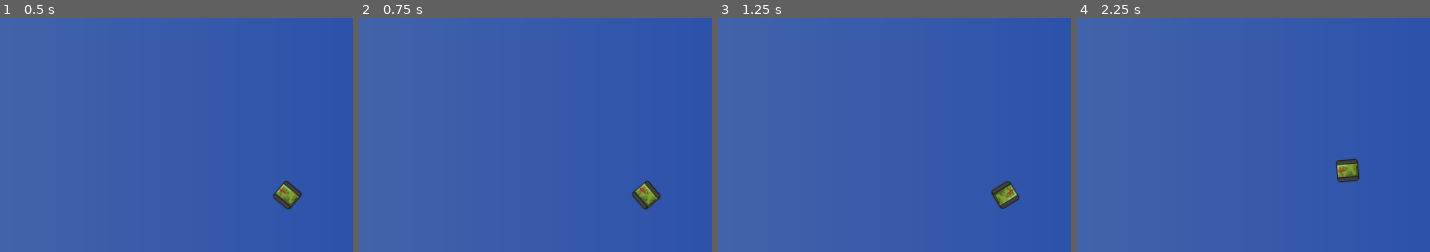
Above: before the commit, frames 1-4 (left to right).
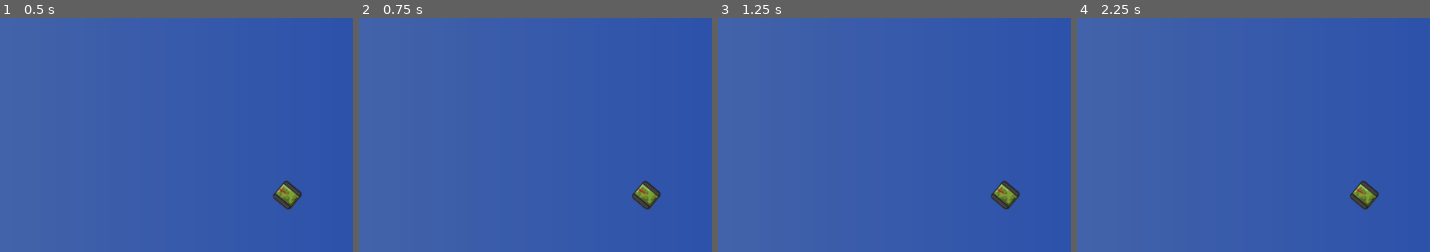
Above: after the commit, the same moments.

Repository: jellosubmarine/2DNavigationStudy
Game: Godot game, scene res://Scenes/Main.tscn
The game is run twice, just before and just after one commit, with the same random seed, the same clock (stepped at 60 frames per second) and the same inputs.
Inputs:
- Up to frame 1 (0.5 s): no input
- Up to frame 2 (0.75 s): tap Enter at 0.5 s; hold D (right) from 0.53 s (still down)
- Up to frame 3 (1.25 s): keep holding D (right)
- Up to frame 4 (2.25 s): tap Space at 1.25 s; release D (right) at 1.28 s; hold S (backward) 1.28-2.03 s; hold D (right) from 2.03 s (still down)
The pictures show only the part of the screen within x 50-100%, y 50-100%; the shares and areas given below are measured in that part.

Frame 1 is identical in both runs. In frame 2, 0.3% of the frame differs, in the area x 77-86%, y 69-83%; in frame 3, 0.5%; in frame 4, 1.3%, in the area x 73-86%, y 59-83%.

Commit message:
Implement friction

Diff:
--- a/Scenes/Main.tscn
+++ b/Scenes/Main.tscn
@@ -10,6 +10,7 @@
 gradient = SubResource( 1 )
 
 [sub_resource type="PhysicsMaterial" id=4]
+friction = 0.0
 
 [sub_resource type="RectangleShape2D" id=3]
 extents = Vector2( 14.5, 14.5 )
--- a/Scripts/UGV.gd
+++ b/Scripts/UGV.gd
@@ -1,40 +1,96 @@
 extends RigidBody2D
 
-const right_track_distance = 11 #m
-const max_force = 100000
-const px2meter = 0.1 #1 pixel is 10cm
-const motor_brake = 10000
+# Constants
+const TRACK_DIST_FROM_CENTER = 11 #px
+const WHEEL_RADIUS = 1 # unknown
+const MAX_FORCE = 100000
+const PX2METER = 0.1 #1 pixel is 10cm
+const ENGINE_BRAKE_COEFF = 10000
+const MAX_LIN_SPEED = 3/PX2METER #m/s
+const MAX_ANG_SPEED = 2 #rad/s
+const GRAVITY = 9.8
 
-var track_forces = Vector2() #track forces
+# Internal Classes
+class DriveForces:
+	var left_track_force : float
+	var right_track_force : float
+
+class EnvironmentalForces:
+	var central_force : Vector2
+	var central_torque : float
+
+class Friction extends RigidBody2D:
+	var friction_x = 0.9
+	var friction_y = 0.1
+	var friction_ang = 0.4
+	func calculateFriction() -> EnvironmentalForces:
+		var env_forces = EnvironmentalForces.new()
+		env_forces.central_force.x = -1*sign(linear_velocity.x)*friction_x*mass*GRAVITY
+		env_forces.central_force.y = -1*sign(linear_velocity.y)*friction_y*mass*GRAVITY
+		env_forces.central_torque = -1*sign(angular_velocity)*friction_ang*mass*GRAVITY*TRACK_DIST_FROM_CENTER
+		return env_forces
+
+class EngineBrake:
+	var braking_coefficient : float
+
+class UGVController:
+	var driveForces : DriveForces
+	var engineBrake : EngineBrake
+	func calculateUGVDynamics() -> DriveForces:
+
+		return driveForces
+
+
+# Class variables
+var target_velocity = Vector2()
+var frictionForces : Friction
+var ugv_controller : UGVController
+
+func velocity_blender():
+	pass
+
+func cmd_vel_to_lr(_velocity : Vector2) -> Vector2:
+		#convert cmd_vel to individual track speeds
+		var lr_rpm = Vector2()
+		var lin_vel = _velocity.x
+		var ang_vel = _velocity.y
+		lr_rpm.x = (lin_vel - ang_vel*TRACK_DIST_FROM_CENTER*PX2METER)/WHEEL_RADIUS
+		lr_rpm.y = (lin_vel + ang_vel*TRACK_DIST_FROM_CENTER*PX2METER)/WHEEL_RADIUS
+		return lr_rpm
+
 
 func add_force_local(pos: Vector2, force: Vector2):
 	var pos_local = self.transform.basis_xform(pos)
 	var force_local = -self.transform.basis_xform(force)
 	self.add_force(pos_local, force_local)
 
-
 func get_input():
-	track_forces = Vector2()
 	if Input.is_action_pressed("forward"):
-		track_forces.x = max_force
-		track_forces.y = max_force
+		target_velocity.x = MAX_LIN_SPEED
 	if Input.is_action_pressed("backward"):
-		track_forces.x = -max_force
-		track_forces.y = -max_force
+		target_velocity.x = -MAX_LIN_SPEED
 	if Input.is_action_pressed("left"):
-		track_forces.x = -max_force
-		track_forces.y = max_force
+		target_velocity.y = MAX_ANG_SPEED
 	if Input.is_action_pressed("right"):
-		track_forces.x = max_force
-		track_forces.y = -max_force
-
+		target_velocity.y = -MAX_ANG_SPEED
 
 func _ready():
-	pass
+	ugv_controller = UGVController.new()
+	ugv_controller.driveForces = DriveForces.new()
+	frictionForces = Friction.new()
+	ugv_controller.engineBrake = EngineBrake.new()
+	ugv_controller.engineBrake.braking_coefficient = 1000
+
+func _process(delta):
+	get_input()
 
 func _physics_process(delta):
+	# Zero current forces
 	applied_force = Vector2()
 	applied_torque = 0
-	get_input()
-	add_force_local(Vector2(-right_track_distance,0), Vector2(0,track_forces.x)) #left
-	add_force_local(Vector2(right_track_distance,0), Vector2(0,track_forces.y)) #right
+	# Calculate current forces
+	var friction_forces = frictionForces.calculateFriction()
+	add_force(Vector2(), friction_forces.central_force)
+	add_torque(friction_forces.central_torque)
+#	add_force_local(Vector2(-right_track_distance,0), Vector2(0,track_forces.x)) #left
+#	add_force_local(Vector2(right_track_distance,0), Vector2(0,track_forces.y)) #right
Not shown, changed: docs/components.puml
